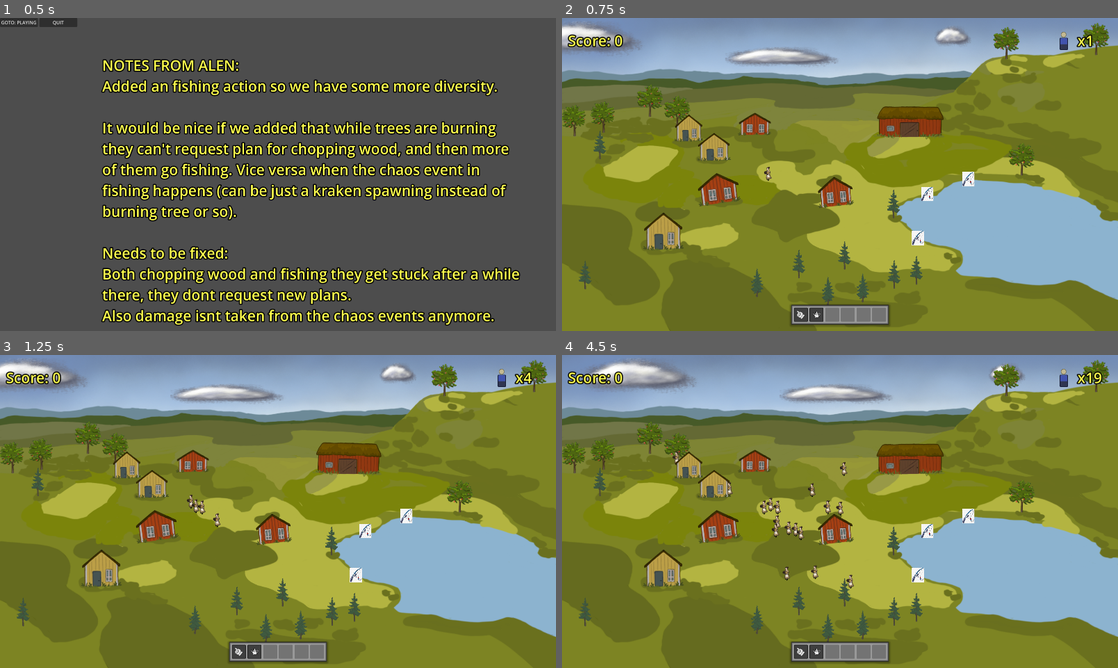
Above: before the commit, frames 1-4 (two rows, left to right).
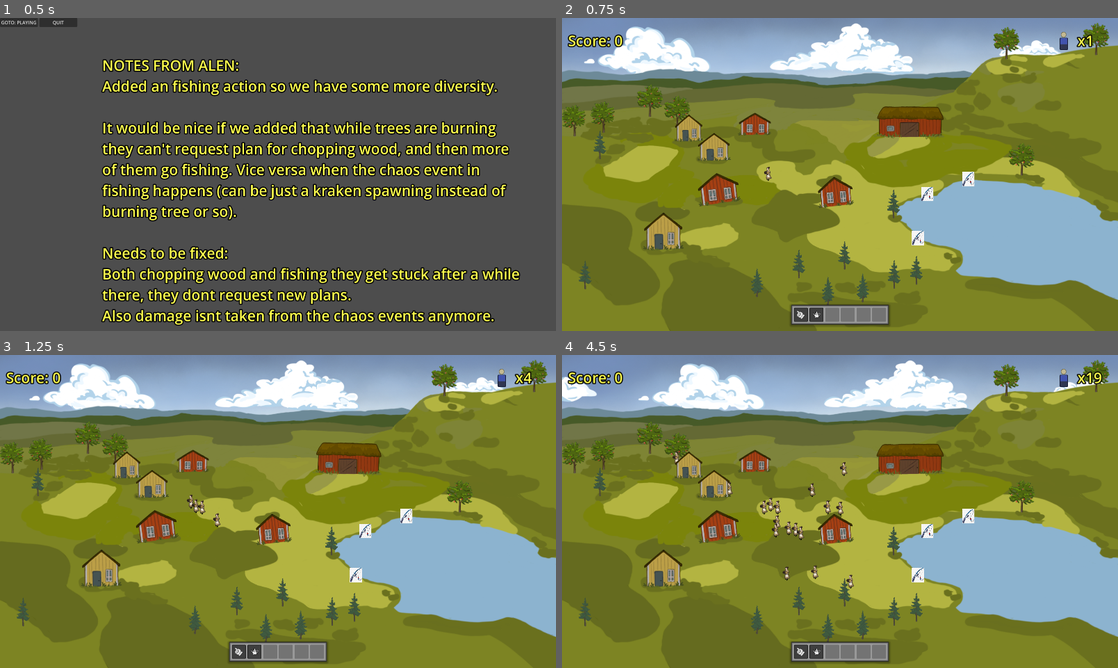
Above: after the commit, the same moments.

Repository: arget4me/cosyville
Game: Godot game, scene res://Scenes/main_scene.tscn
Two runs of this game, one before a commit and one after it. Both use one fixed random seed, a clock stepped at 60 frames per second and the inputs below.
Inputs (mouse positions are in pixels of both pictures, inside the frame that each line leads up to):
- Up to frame 1 (0.5 s): no input
- Up to frame 2 (0.75 s): click "GOTO: PLAYING" at 0.5 s
- Up to frame 3 (1.25 s): no input
- Up to frame 4 (4.5 s): move the mouse to (756, 621) at 1.27 s; press the mouse at (756, 621) at 1.28 s; hold Right (ui_right) 1.28-2.03 s; move the mouse to (828, 630) at 2.02 s; release the mouse at (828, 630) at 2.03 s; hold Down (ui_down) 2.03-2.78 s; click (828, 630) at 2.1 s; move the mouse to (845, 592) at 2.77 s; press the mouse at (845, 592) at 2.78 s; hold Right (ui_right) 2.78-3.53 s; move the mouse to (862, 624) at 3.52 s; release the mouse at (862, 624) at 3.53 s; hold Up (ui_up) 3.53-4.28 s; click (862, 624) at 3.6 s; move the mouse to (801, 602) at 4.27 s; press the mouse at (801, 602) at 4.28 s; hold Left (ui_left) from 4.28 s (still down)

Frame 1 is identical in both runs. In frame 2, 5.5% of the frame differs, in the area x 0-90%, y 1-18%; in frame 3, 5.6%; in frame 4, 5.9%, in the area x 0-98%, y 1-18%.

Commit message:
Switched clouds back

Diff:
--- a/Scenes/World/clouds.tscn
+++ b/Scenes/World/clouds.tscn
@@ -1,7 +1,7 @@
 [gd_scene load_steps=3 format=3 uid="uid://cdevdb2f0xlsc"]
 
 [ext_resource type="Script" path="res://Scripts/World/cloud_scroll.gd" id="1_6sbea"]
-[ext_resource type="Texture2D" uid="uid://2uey7st154pb" path="res://art/world/Cloud.png" id="2_n68rd"]
+[ext_resource type="Texture2D" uid="uid://hfglfncp1x70" path="res://art/world/clouds.PNG" id="2_aew3a"]
 
 [node name="Clouds" type="Node2D"]
 
@@ -11,25 +11,10 @@
 speed = 50.0
 length = 2161.0
 
-[node name="Cloud" type="Sprite2D" parent="Cloud scroll"]
-position = Vector2(-1130, -468)
-scale = Vector2(1.64, 0.68)
-texture = ExtResource("2_n68rd")
-
 [node name="Cloud2" type="Sprite2D" parent="Cloud scroll"]
-position = Vector2(-1615, -472)
+position = Vector2(-482, 3)
 scale = Vector2(1.24, 0.97319)
-texture = ExtResource("2_n68rd")
-
-[node name="Cloud3" type="Sprite2D" parent="Cloud scroll"]
-position = Vector2(-448, -405)
-scale = Vector2(1.59561, 0.387864)
-texture = ExtResource("2_n68rd")
-
-[node name="Cloud4" type="Sprite2D" parent="Cloud scroll"]
-position = Vector2(137, -476)
-scale = Vector2(0.515608, 0.410906)
-texture = ExtResource("2_n68rd")
+texture = ExtResource("2_aew3a")
 
 [node name="Cloud scroll_2" type="Node2D" parent="."]
 position = Vector2(-1915, 0)
@@ -37,22 +22,7 @@
 speed = 50.0
 length = 2161.0
 
-[node name="Cloud" type="Sprite2D" parent="Cloud scroll_2"]
-position = Vector2(-1130, -468)
-scale = Vector2(1.64, 0.68)
-texture = ExtResource("2_n68rd")
-
 [node name="Cloud2" type="Sprite2D" parent="Cloud scroll_2"]
-position = Vector2(-1615, -472)
+position = Vector2(-633, -18)
 scale = Vector2(1.24, 0.97319)
-texture = ExtResource("2_n68rd")
-
-[node name="Cloud3" type="Sprite2D" parent="Cloud scroll_2"]
-position = Vector2(-448, -405)
-scale = Vector2(1.59561, 0.387864)
-texture = ExtResource("2_n68rd")
-
-[node name="Cloud4" type="Sprite2D" parent="Cloud scroll_2"]
-position = Vector2(137, -476)
-scale = Vector2(0.515608, 0.410906)
-texture = ExtResource("2_n68rd")
+texture = ExtResource("2_aew3a")
Binary file added: art/world/clouds.PNG
Not shown, added: art/world/clouds.PNG.import
